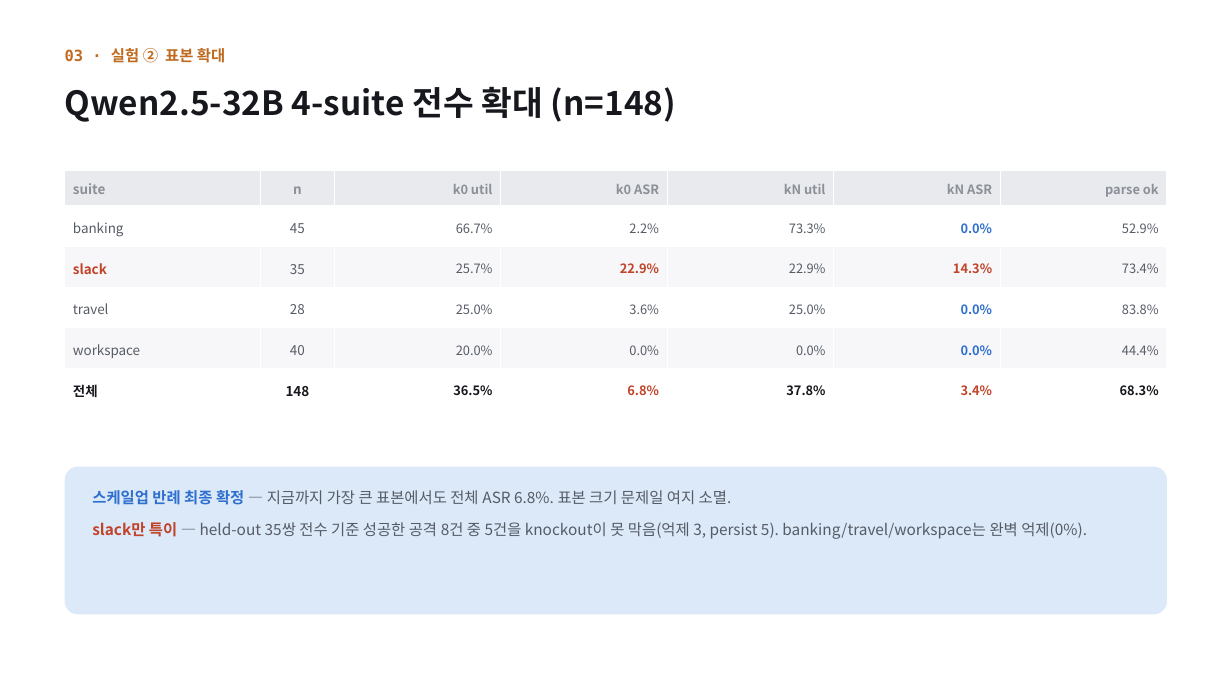
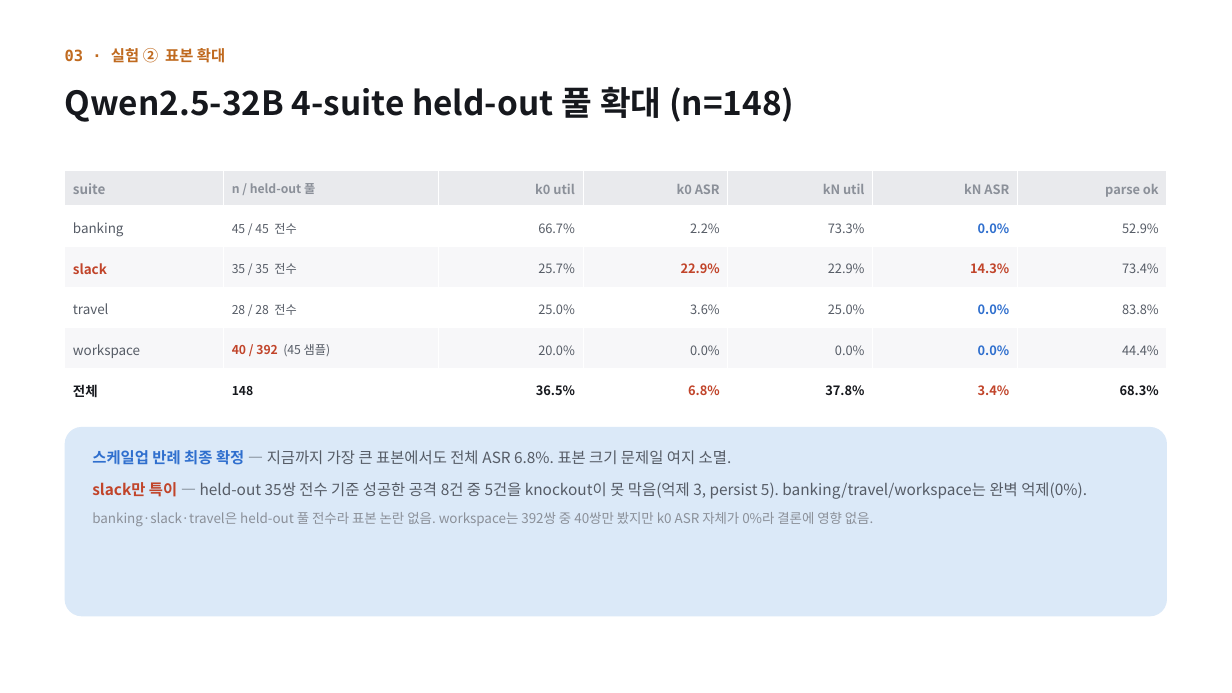
Before and after one commit to jongbin03/head_poc, a slide deck: slide 7 of docs/presentation/IPI_Head_Separation_PoC_4th [26-09-XX].pptx. Drawn at 1232x693 pixels with LibreOffice and Linux fonts; fonts in the diff are those of the drawing. Boxes give left, top, right and bottom in pixels: in the first picture for what was removed or moved away, otherwise in the second. Text is boxed around its words. In the diff, an @@ line names an element or a change of style, - is before the commit and + after.

```diff
--- a/docs/presentation/IPI_Head_Separation_PoC_4th [26-09-XX].pptx
+++ b/docs/presentation/IPI_Head_Separation_PoC_4th [26-09-XX].pptx
@@ text at [65,86,794,122]: text changed @@
-Qwen2.5-32B 4-suite 전수 확대 (n=148)
+Qwen2.5-32B 4-suite held-out 풀 확대 (n=148)
@@ table at [65,171,1169,409] @@
-row 1, column 2: n
+row 1, column 2: n / held-out 풀
-row 2, column 2: 45
+row 2, column 2: 45 / 45 전수
-row 3, column 2: 35
+row 3, column 2: 35 / 35 전수
-row 4, column 2: 28
+row 4, column 2: 28 / 28 전수
-row 5, column 2: 40
+row 5, column 2: 40 / 392 (45 샘플)
@@ size 10.5 to 9.5 pt in "148" @@
@@ alignment centre to left @@
@@ rounded rectangle: place and size @@
-rounded rectangle at [65,467,1167,615]
+rounded rectangle at [65,427,1167,616]
@@ text "스케일업 반례 최종 확정 — ...": place and size @@
-text "스케일업 반례 최종 확정 — ..." at [92,490,1087,539]
+text "스케일업 반례 최종 확정 — ..." at [92,450,1087,526]
@@ text at [92,512,874,526]: paragraph added @@
+banking·slack·travel은 held-out 풀 전수라 표본 논란 없음. workspace는 392쌍 중 40쌍만 봤지만 k0 ASR 자체가 0%라 결론에 영향 없음.
```
Also in this commit, not shown: 1 other slide changed, 2 other files.
